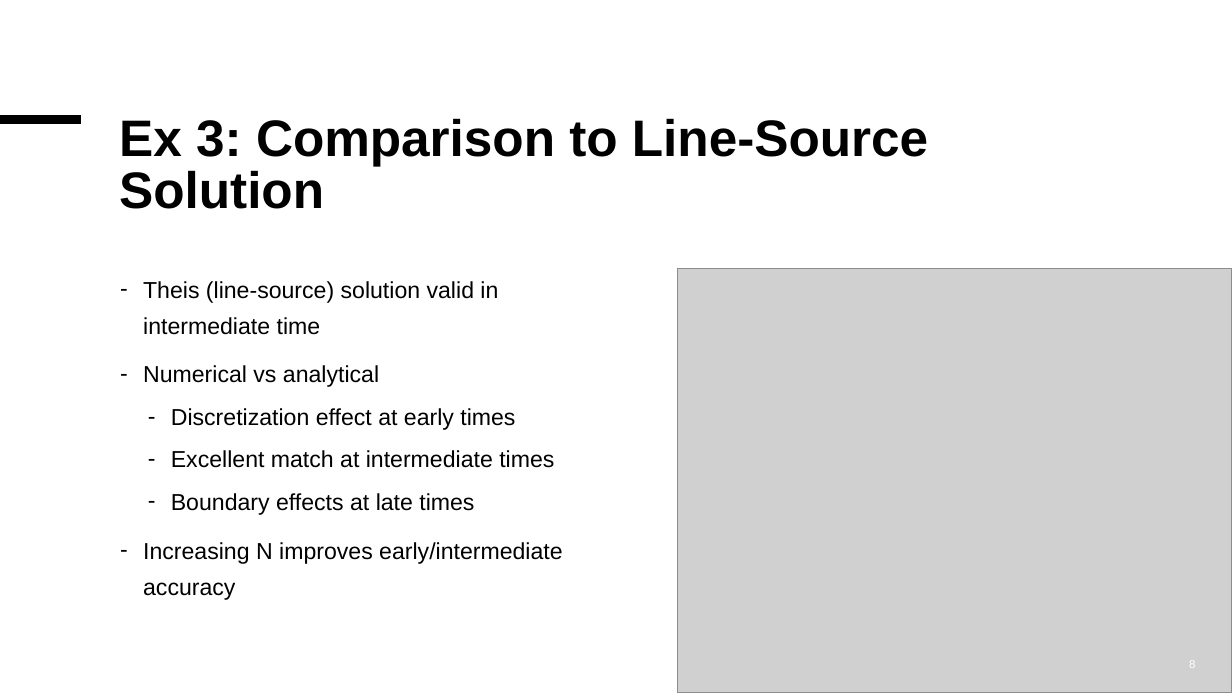
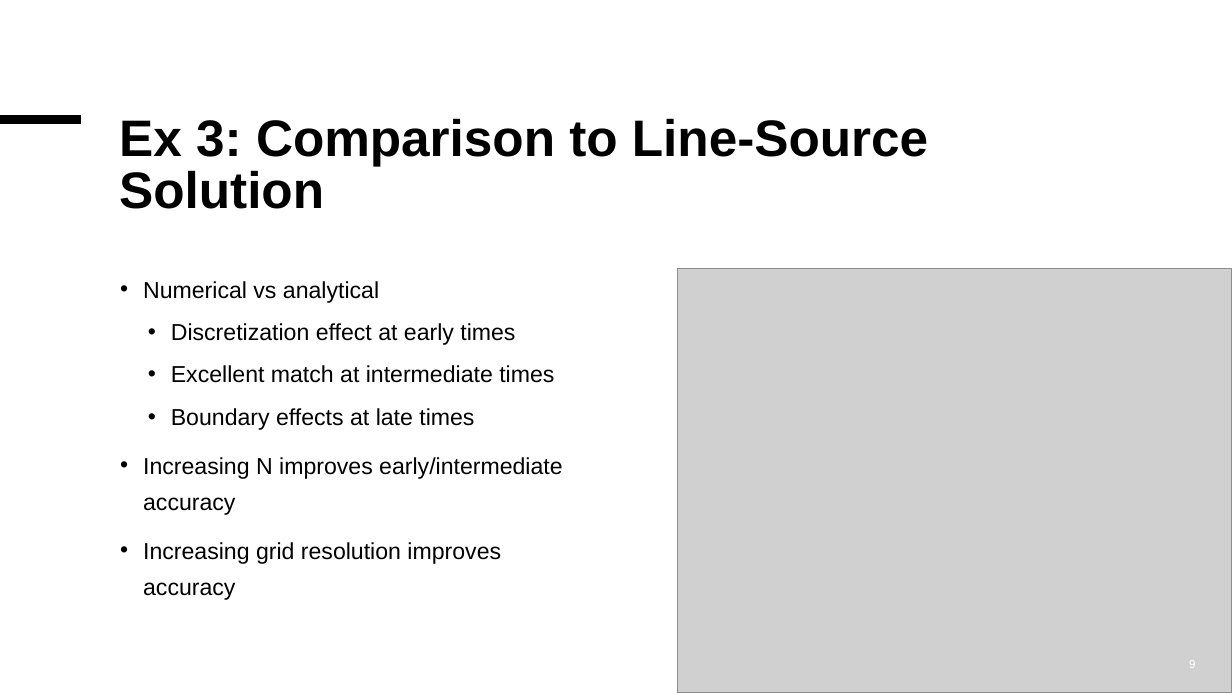
Before and after one commit to MalleBallen/Torgrim-og-Malvin-Gruppeprosjekt, a slide deck: slide 9 of project2/Project 2 Can you hear a reservoir.pptx (slide 8 before the commit). Drawn at 1232x693 pixels with LibreOffice and Linux fonts; fonts in the diff are those of the drawing; grey boxes stand for pictures. Boxes give left, top, right and bottom in pixels: in the first picture for what was removed or moved away, otherwise in the second. Text is boxed around its words. In the diff, an @@ line names an element or a change of style, - is before the commit and + after.

```diff
--- a/project2/Project 2 Can you hear a reservoir.pptx
+++ b/project2/Project 2 Can you hear a reservoir.pptx
@@ text at bbox=[143, 281, 498, 335]: paragraph removed @@
-– Theis (line-source) solution valid in intermediate time
@@ text at bbox=[143, 281, 562, 515]: bullet - to • @@
@@ text at bbox=[143, 542, 501, 600]: paragraph added @@
+• Increasing grid resolution improves accuracy
```
Also in this commit, not shown: 10 other slides changed, 1 slide added.
